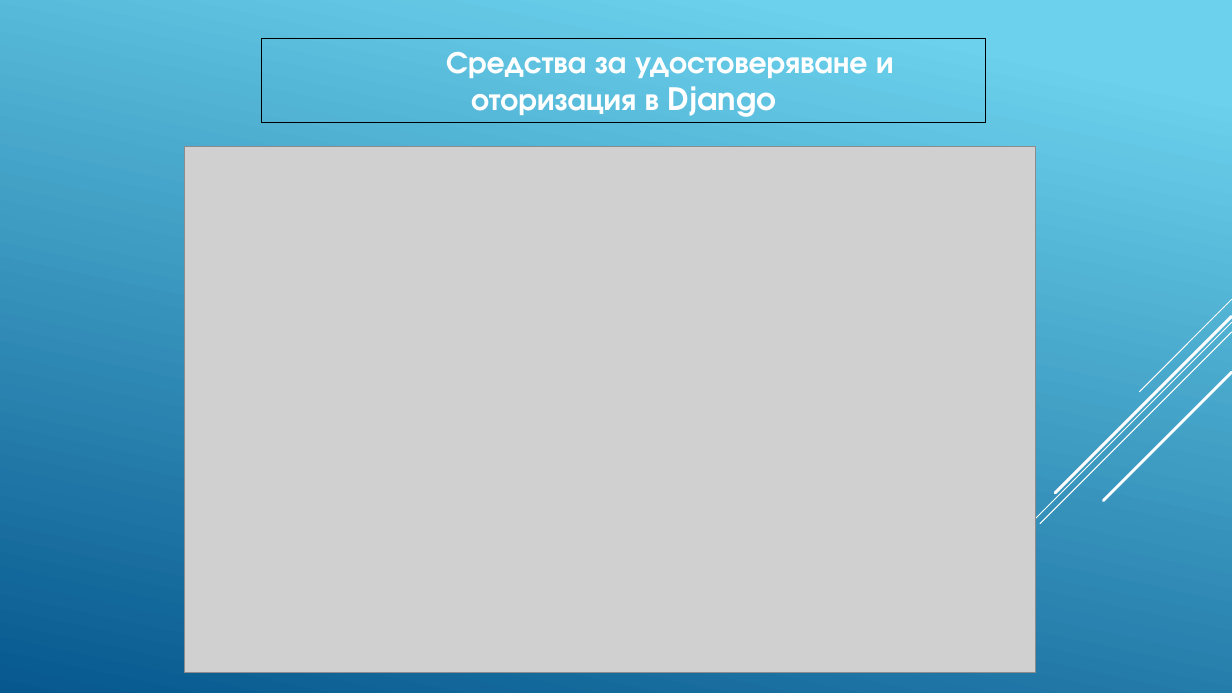
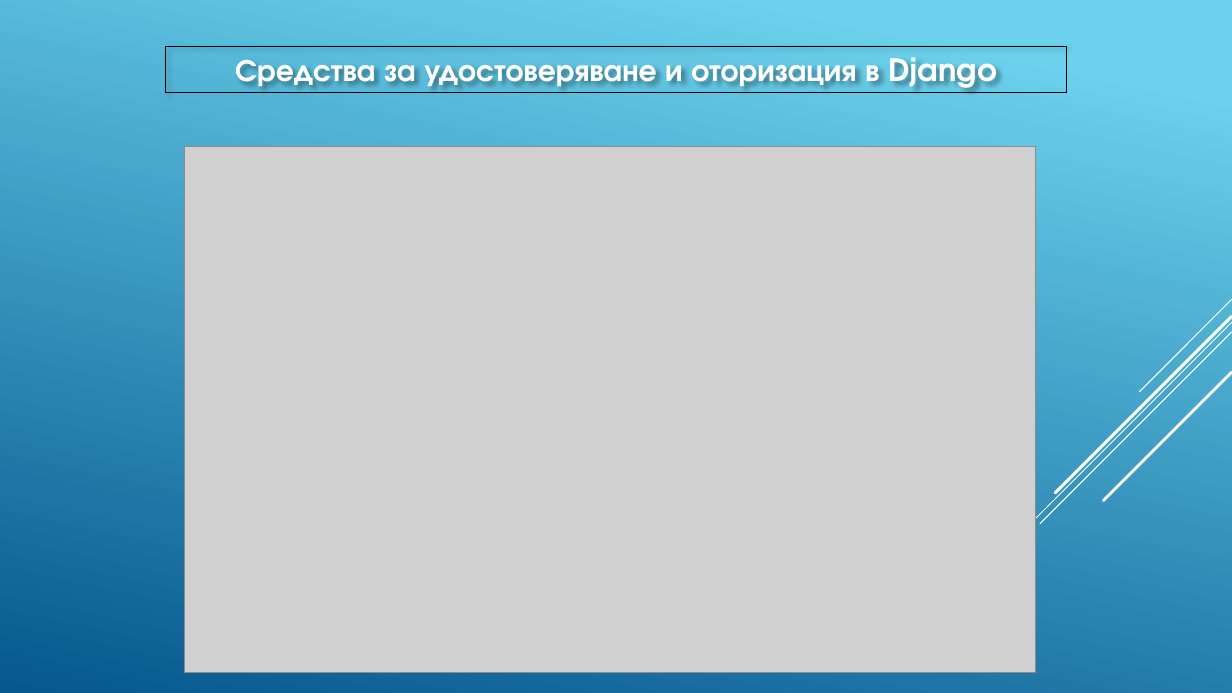
Before and after one commit to pgee-dzi2024/Theme_2501, a slide deck: slide 9 of dr/Защита.pptx. Drawn at 1232x693 pixels with LibreOffice and Linux fonts; fonts in the diff are those of the drawing; grey boxes stand for pictures. Boxes give left, top, right and bottom in pixels: in the first picture for what was removed or moved away, otherwise in the second. Text is boxed around its words. In the diff, an @@ line names an element or a change of style, - is before the commit and + after.

```diff
--- a/dr/Защита.pptx
+++ b/dr/Защита.pptx
@@ rectangle "Средства за удостоверяване и оторизация ...": place and size @@
-rectangle "Средства за удостоверяване и оторизация ..." at box(262, 39, 985, 123)
+rectangle "Средства за удостоверяване и оторизация ..." at box(165, 46, 1067, 92)
@@ rectangle "Средства за удостоверяване и оторизация ..." at box(165, 46, 1067, 92): shadow on @@
```
Also in this commit, not shown: 7 other slides changed, 1 slide added, 1 slide removed, 3 other files.
